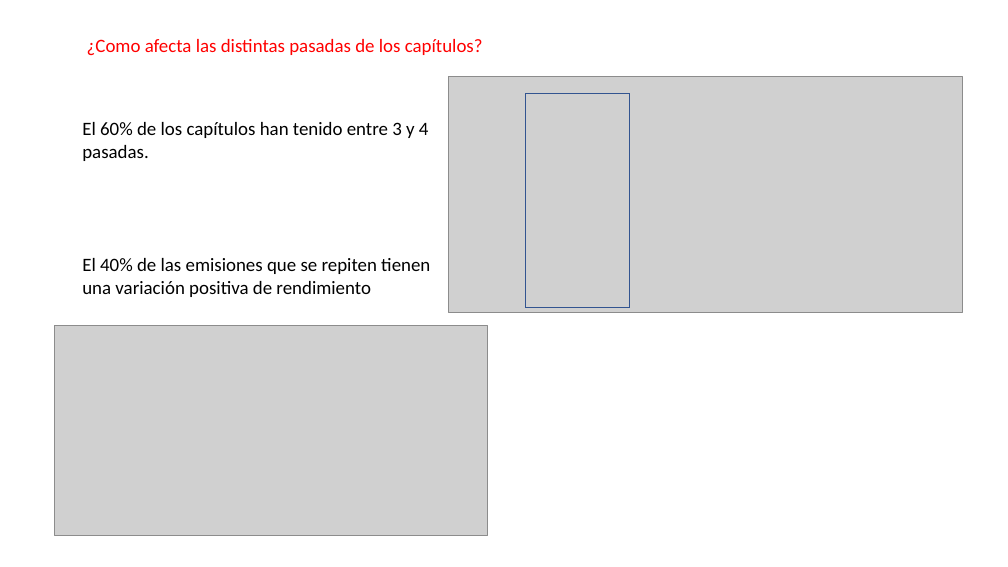
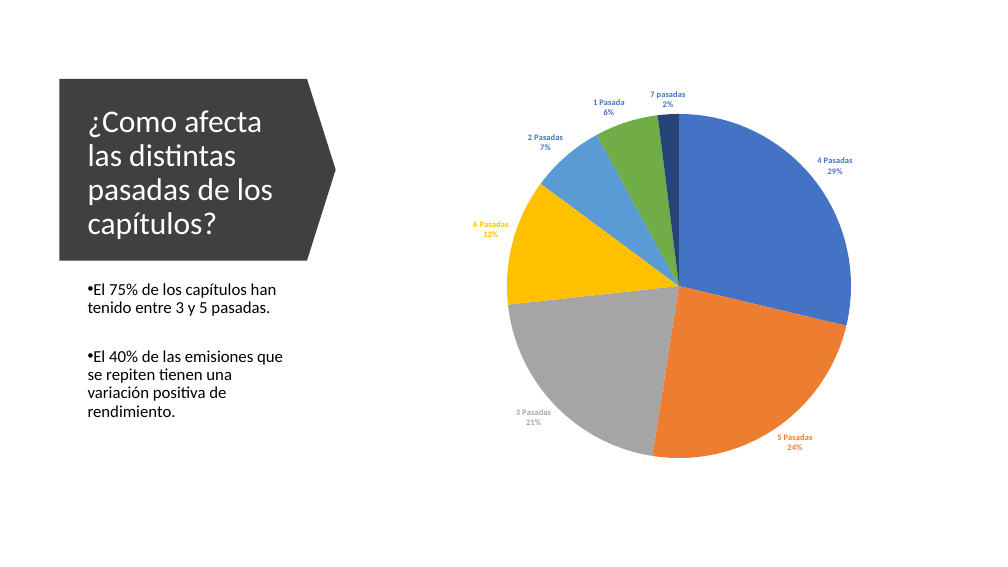
Before and after one commit to mcuevasg/Prueba_Canal, a slide deck: slide 7 of Lugares que Hablan.pptx (slide 4 before the commit). Drawn at 1008x567 pixels with LibreOffice and Linux fonts; fonts in the diff are those of the drawing; grey boxes stand for pictures. Boxes give left, top, right and bottom in pixels: in the first picture for what was removed or moved away, otherwise in the second. Text is boxed around its words. In the diff, an @@ line names an element or a change of style, - is before the commit and + after.

```diff
--- a/Lugares que Hablan.pptx
+++ b/Lugares que Hablan.pptx
@@ down arrow added at <box>59,79,336,261</box>, fill #404040 @@
@@ pie chart added at <box>386,79,957,478</box> @@
+categories: 4 Pasadas, 5 Pasadas, 3 Pasadas, 6 Pasadas, 2 Pasadas, 1 Pasada, 7 pasadas
+Series 1: 29, 24, 21, 12, 7, 6, 2
@@ picture removed at <box>448,76,963,313</box> @@
@@ text "¿Como afecta las distintas pasadas ...": place and size @@
-text "¿Como afecta las distintas pasadas ..." at <box>87,39,483,55</box>
+text "¿Como afecta las distintas pasadas ..." at <box>88,110,273,239</box>
@@ text "¿Como afecta las distintas pasadas ..." at <box>88,110,273,239</box>: size 18 to 30 pt, text colour #FF0000 to #FFFFFF; line spacing 1 to 0.9; more space between paragraphs; vertical alignment top to middle @@
@@ rectangle removed at <box>525,94,630,308</box> @@
@@ text at <box>88,283,283,417</box>: text changed; size 18 to 16 pt @@
-El 60% de los capítulos han tenido entre 3 y 4 pasadas.
-El 40% de las emisiones que se repiten tienen una variación positiva de rendimiento
+• El 75% de los capítulos han tenido entre 3 y 5 pasadas.
+• El 40% de las emisiones que se repiten tienen una variación positiva de rendimiento.
@@ picture removed at <box>54,326,488,536</box> @@
```
Also in this commit, not shown: 3 other slides changed, 5 slides added, 3 slides removed, 4 other files.
